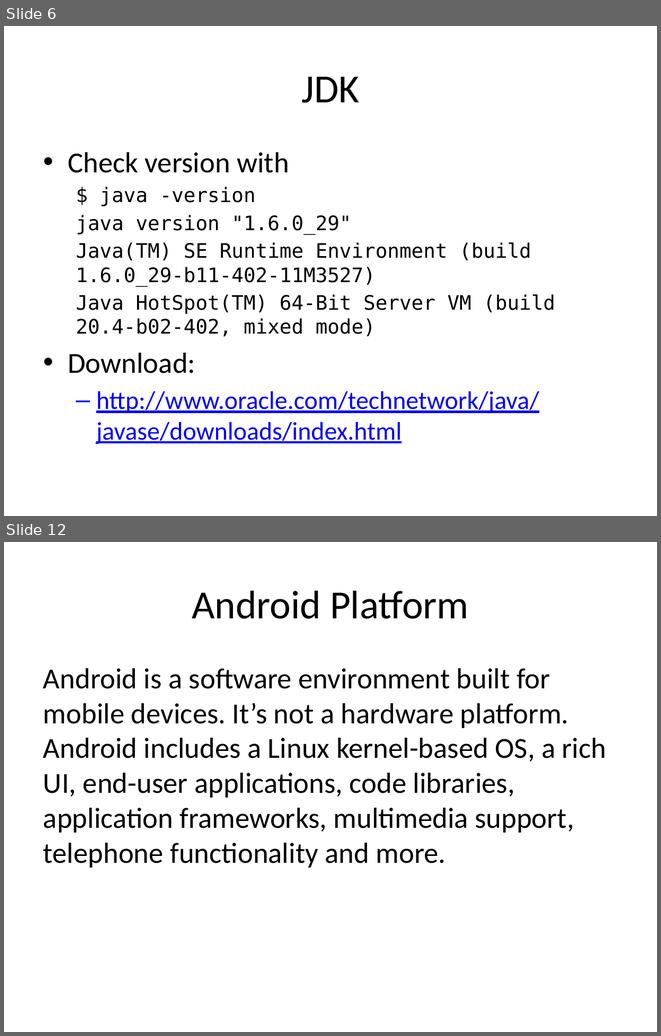
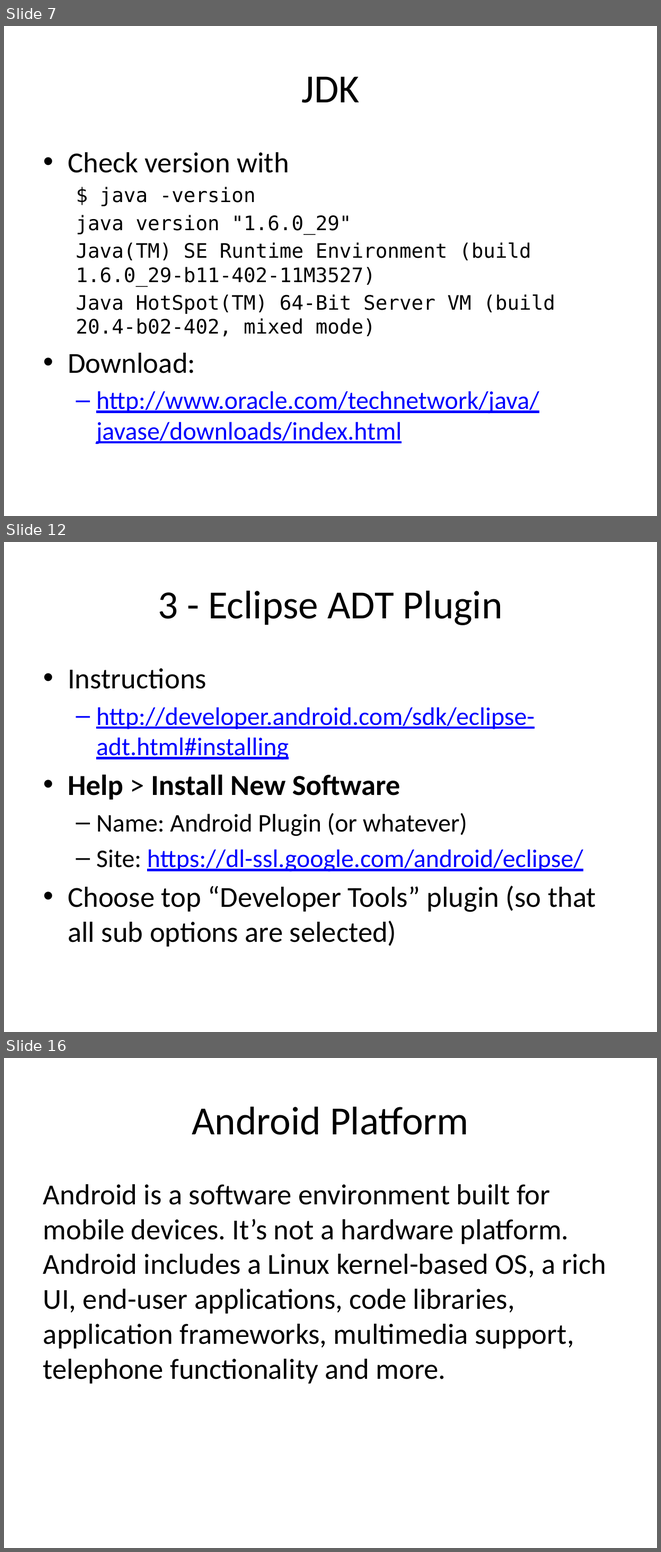
Before and after one commit to chadmaughan/learn-android, a slide deck: android.pptx. Shown one above the other, each under a label of ours: slides 6 and 12 before the commit, slides 7, 12 and 16 after it; the slides between them are not shown. The pictures are 661x1036 and 661x1552 pixels, drawn with LibreOffice and Linux fonts; fonts in the diff are those of the drawing. Boxes give left, top, right and bottom in pixels: in the first picture for what was removed or moved away, otherwise in the second. Text is boxed around its words. In the diff, an @@ line names an element or a change of style, - is before the commit and + after.

```diff
--- a/android.pptx
+++ b/android.pptx
@@ slide 12 added at [4,542,657,1032], background #FFFFFF @@
@@ title added at [158,590,503,625], 44 pt, text #000000 @@
+3 - Eclipse ADT Plugin
@@ text added at [68,668,596,946], 28 pt, text #000000 @@
+• Instructions
+  – http://developer.android.com/sdk/eclipse-adt.html#installing
+• Help > Install New Software
+  – Name: Android Plugin (or whatever)
+  – Site: https://dl-ssl.google.com/android/eclipse/
+• Choose top “Developer Tools” plugin (so that all sub options are selected)
@@ what was slide 6 is now slide 7 @@
@@ what was slide 12 is now slide 16 @@
```
Also in this commit, not shown: 10 slides changed, 3 other slides added, 17 other files.
